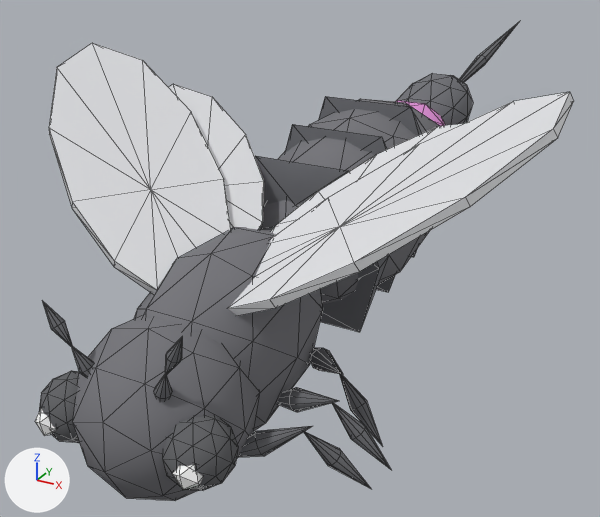
The glTF model web-forest/public/model/species/scolia-clypeata.glb as it was, and as the next commit left it.
The view is the same before and after, from a 50 mm lens placed at (0.385, -0.646, 0.714), pointed at (-0.079, 0.198, 0.292). The lights are fixed; the arrows at lower left show +X, +Y and +Z. The older version comes first. Mesh edges are drawn as thin lines. Where no turn or scale is listed for an object, it has been applied to the vertices. Vertices at exactly the same position are counted once.

Names of what the first picture shows: 'eye-l', 'eye-r', 'gaster', 'gaster-tip1', 'head', 'leg0-l0', 'leg1-l0', 'thorax', 'wing0-l', 'wing0-r', 'wing1-l', 'wing1-r' and 7 more.
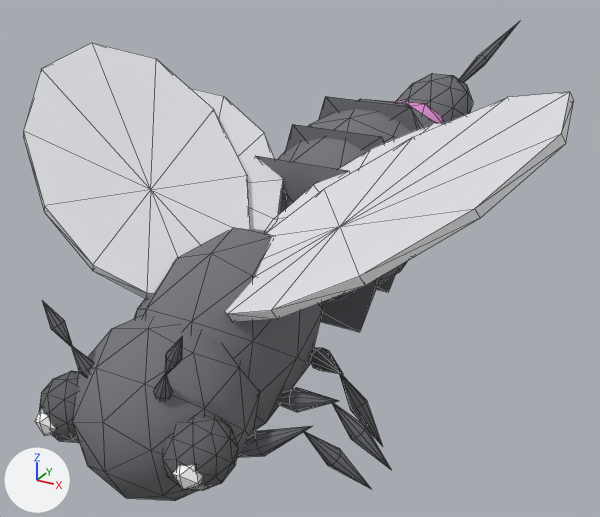
The change, as a diff of the scene's bpy script:
```diff
--- a/web-forest/public/model/species/scolia-clypeata.glb.py
+++ b/web-forest/public/model/species/scolia-clypeata.glb.py
@@ me_mesh_16 @@
 # used by ob_wing0_l; location = (0.022, -0.111, 0.396)
-me_mesh_16.from_pydata(...)  # 26 vertices, 48 faces; spans x -0.019..0.236, y -0.028..0.183, z -0.01..0.171
+me_mesh_16.from_pydata(...)  # 26 vertices, 48 faces; spans x -0.024..0.245, y -0.043..0.196, z -0.01..0.171
+# me_mesh_16 part 1: 20 of 26 vertices moved; they spanned x -0.019..0.236, y -0.028..0.183, z -0.004..0.153 and now span x -0.024..0.245, y -0.043..0.196, z -0.004..0.153; mean shift (0.0, 0.0, 0.0); largest move (0.039, 0.117, 0.053) -> (0.025, 0.138, 0.053)
 me_mesh_16.materials.append(mat_flat)
@@ me_mesh_17 @@
 # used by ob_wing0_r; location = (-0.022, -0.111, 0.396)
-me_mesh_17.from_pydata(...)  # 26 vertices, 48 faces; spans x -0.236..0.019, y -0.028..0.183, z -0.01..0.171
+me_mesh_17.from_pydata(...)  # 26 vertices, 48 faces; spans x -0.245..0.024, y -0.043..0.196, z -0.01..0.171
+# me_mesh_17 part 2: 20 of 26 vertices moved; they spanned x -0.236..0.019, y -0.028..0.183, z -0.004..0.153 and now span x -0.245..0.024, y -0.043..0.196, z -0.004..0.153; mean shift (0.0, 0.0, 0.0); largest move (-0.039, 0.117, 0.053) -> (-0.025, 0.138, 0.053)
 me_mesh_17.materials.append(mat_flat)
@@ me_mesh_18 @@
 # used by ob_wing1_l; location = (0.022, -0.054, 0.407)
-me_mesh_18.from_pydata(...)  # 26 vertices, 48 faces; spans x -0.018..0.159, y -0.02..0.149, z -0.008..0.118
+me_mesh_18.from_pydata(...)  # 26 vertices, 48 faces; spans x -0.025..0.168, y -0.031..0.158, z -0.008..0.118
+# me_mesh_18 part 3: 20 of 26 vertices moved; they spanned x -0.018..0.159, y -0.02..0.149, z -0.005..0.107 and now span x -0.025..0.168, y -0.031..0.158, z -0.005..0.107; mean shift (0.0, 0.0, 0.0); largest move (0.089, -0.001, 0.044) -> (0.103, -0.017, 0.044)
 me_mesh_18.materials.append(mat_flat)
@@ me_mesh_19 @@
 # used by ob_wing1_r; location = (-0.022, -0.054, 0.407)
-me_mesh_19.from_pydata(...)  # 26 vertices, 48 faces; spans x -0.159..0.018, y -0.02..0.149, z -0.008..0.118
+me_mesh_19.from_pydata(...)  # 26 vertices, 48 faces; spans x -0.168..0.025, y -0.031..0.158, z -0.008..0.118
+# me_mesh_19 part 4: 20 of 26 vertices moved; they spanned x -0.159..0.018, y -0.02..0.149, z -0.005..0.107 and now span x -0.168..0.025, y -0.031..0.158, z -0.005..0.107; mean shift (0.0, 0.0, 0.0); largest move (-0.089, -0.001, 0.044) -> (-0.103, -0.017, 0.044)
 me_mesh_19.materials.append(mat_flat)
```

Location of each change, (x1, y1, x2, y2) in pixels of the pictures (600 x 517 px):
'wing0-r', reshaped (25% wider)
    before: (49, 43, 231, 293)
    after: (23, 43, 250, 299)
'wing0-l', reshaped
    before: (228, 92, 574, 316)
    after: (225, 92, 574, 322)
'wing1-r', reshaped
    before: (169, 84, 264, 230)
    after: (190, 88, 283, 231)
'wing1-l', reshaped
    before: (271, 123, 464, 234)
    after: (267, 123, 445, 231)
